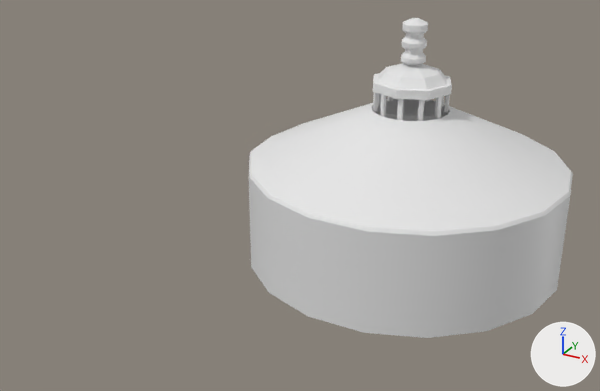
The FBX model Assets/Import/mesh/yourte.fbx, before and after one commit.
The view is the same before and after, from a 50 mm camera at (11.59, -15.95, 10.93) aimed at (2.05, 1.39, 2.26). The axes (+X, +Y, +Z) are drawn at lower right. The lights are the same throughout. Where no turn or scale is listed for an object, it has been applied to the vertices.
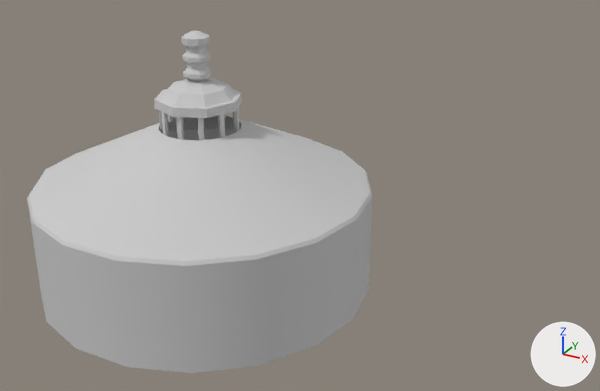
Pixel boxes [x1, y1, x2, y2] of what changed, in the pictures (600 x 391 px):
```json
{"object": "Cylinder001", "change": "recoloured, moved", "before": [249, 98, 573, 338], "after": [27, 116, 372, 373], "on screen": "white to grey"}
{"object": "Cylinder002", "change": "reshaped, moved", "before": [373, 18, 452, 100], "after": [154, 31, 242, 140], "on screen": "11% wider, 33% taller"}
{"object": "Box002", "change": "deleted", "before": [373, 92, 450, 121]}
{"part": 1, "of": "me_mesh_001", "change": "added", "after": [159, 107, 239, 140]}
{"part": 2, "of": "me_mesh_001", "change": "recoloured", "before": [373, 18, 452, 100], "after": [154, 31, 242, 118]}
```

Scene script edits in JSON lines:
```json
{"op": "add", "block": "mat_fiotures", "code": ["mat_fiotures = principled_material('fiotures')", "mat_fiotures.base_color = (0.588, 0.588, 0.588)  # light grey #cacaca", "mat_fiotures.roughness = 0.859"]}
{"op": "add", "block": "mat_tasseau", "code": ["mat_tasseau = principled_material('tasseau')", "mat_tasseau.base_color = (0.588, 0.588, 0.588)  # light grey #cacaca", "mat_tasseau.roughness = 0.859"]}
{"op": "add", "block": "mat_cloth", "code": ["mat_cloth = principled_material('cloth')", "mat_cloth.base_color = (0.588, 0.588, 0.588)  # light grey #cacaca", "mat_cloth.roughness = 0.859"]}
{"block": "me_mesh", "where": "me_mesh.from_pydata(...)  # 94 vertices, 75 faces; spans x -4.31..4.31, y -4.25..4.25, z 0.0..4.25"}
{"op": "add", "block": "me_mesh", "code": "me_mesh.materials.append(mat_cloth)  # light grey #cacaca"}
{"block": "me_mesh_001", "where": "# used by ob_cylinder002; location = (4.05, 3.77, 5.45)"}
{"op": "remove", "block": "me_mesh_001", "code": "me_mesh_001.from_pydata(...)  # 128 vertices, 123 faces; spans x -1.07..1.07, y -1.07..1.07, z -0.64..1.15"}
{"op": "add", "block": "me_mesh_001", "code": "me_mesh_001.from_pydata(...)  # 568 vertices, 585 faces; spans x -1.07..1.07, y -1.07..1.07, z -1.24..1.15"}
{"block": "me_mesh_001", "change": "me_mesh_001 part 1: 440 vertices added at x -0.98..0.94, y -0.98..0.98, z -1.24..-0.46"}
{"block": "me_mesh_001", "change": "me_mesh_001 part 2: 123 faces spanning x -1.07..1.07, y -1.07..1.07, z -0.64..1.15 switch from no material to mat_fiotures (light grey #cacaca)"}
{"op": "add", "block": "me_mesh_001", "code": "me_mesh_001.materials.append(mat_tasseau)  # light grey #cacaca"}
{"op": "set", "path": "ob_cylinder001.location", "old": "(4.05, 3.77, 0.0)", "new": "(0.0, 0.0, -0.02)"}
{"op": "set", "path": "ob_cylinder002.location", "old": "(4.05, 3.77, 5.45)", "new": "(0.0, 0.0, 5.43)"}
{"op": "remove", "block": "ob_box002", "code": ["ob_box002 = bpy.data.objects.new('Box002', me_mesh_002)", "ob_box002.location = (4.05, 3.77, 4.99)"]}
```
